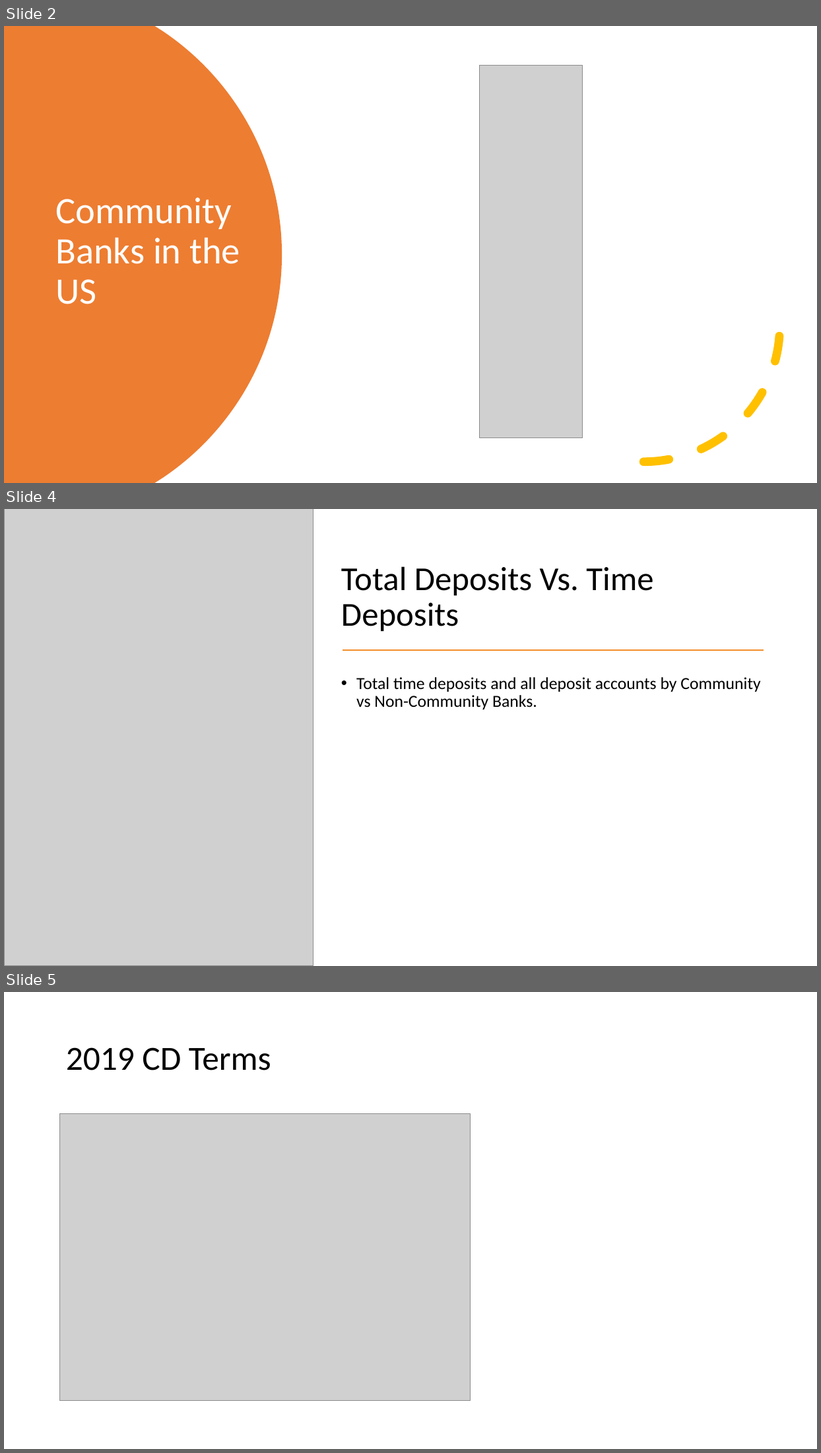
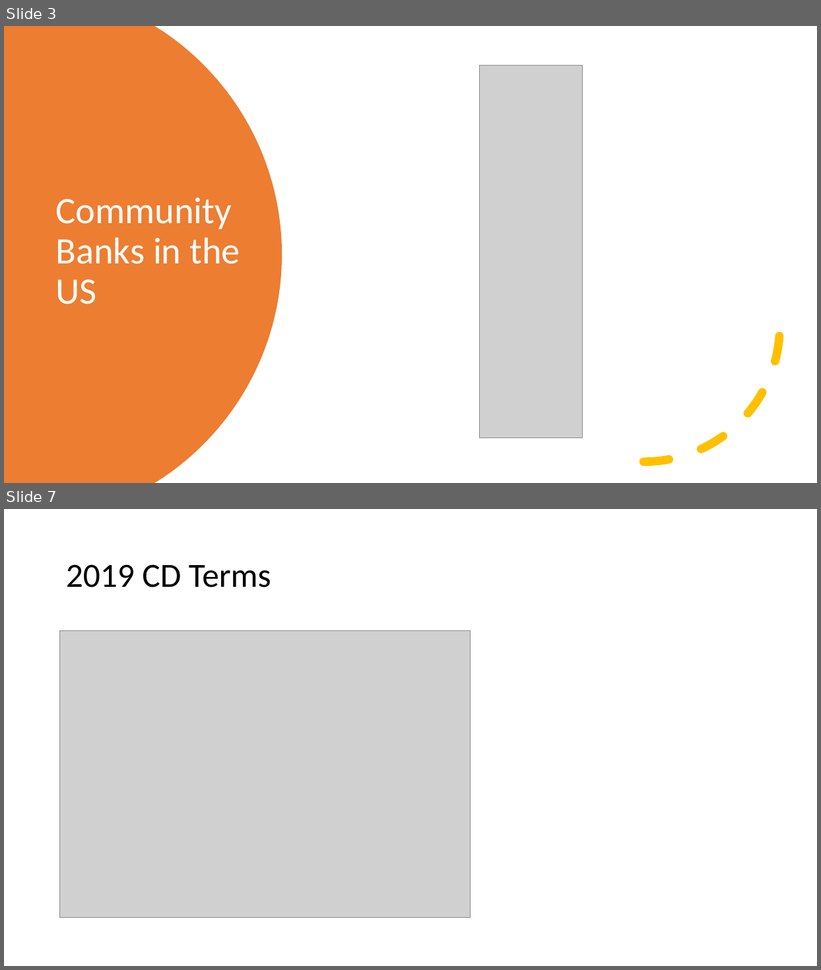
Before and after one commit to StephanieChew-nyc/Stephanie_Chew_Capstone_4, a slide deck: Stephanie_Chew_Capstone_4.pptx. Shown one above the other, each under a label of ours: slides 2, 4 and 5 before the commit, slides 3 and 7 after it; the slides between them are not shown. The pictures are 821x1453 and 821x970 pixels, drawn with LibreOffice and Linux fonts; fonts in the diff are those of the drawing; grey boxes stand for pictures. Boxes give left, top, right and bottom in pixels: in the first picture for what was removed or moved away, otherwise in the second. Text is boxed around its words. In the diff, an @@ line names an element or a change of style, - is before the commit and + after.

```diff
--- a/Stephanie_Chew_Capstone_4.pptx
+++ b/Stephanie_Chew_Capstone_4.pptx
@@ slide 4 removed at [4,509,817,966], background #FFFFFF @@
@@ picture removed at [4,509,314,966] @@
@@ title removed at [341,566,653,632] @@
-Total Deposits Vs. Time Deposits
@@ line removed from (343, 650) to (764, 650) @@
@@ text removed at [356,677,760,710] @@
-• Total time deposits and all deposit accounts by Community vs Non-Community Banks.
@@ what was slide 2 is now slide 3 @@
@@ what was slide 5 is now slide 7 @@
```
Also in this commit, not shown: 2 slides changed, 4 slides added, 1 other slide removed, 4 other files.
